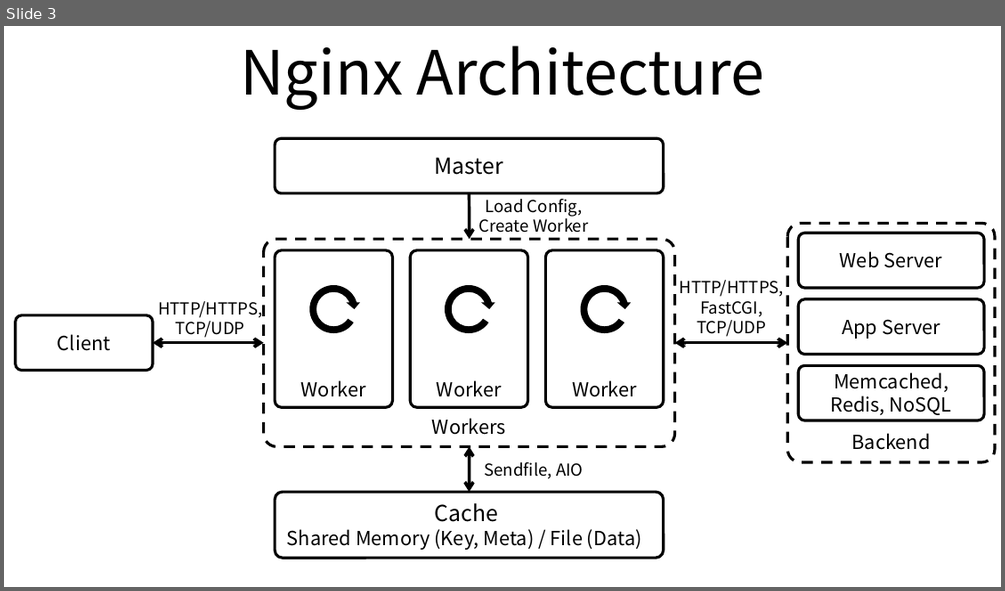
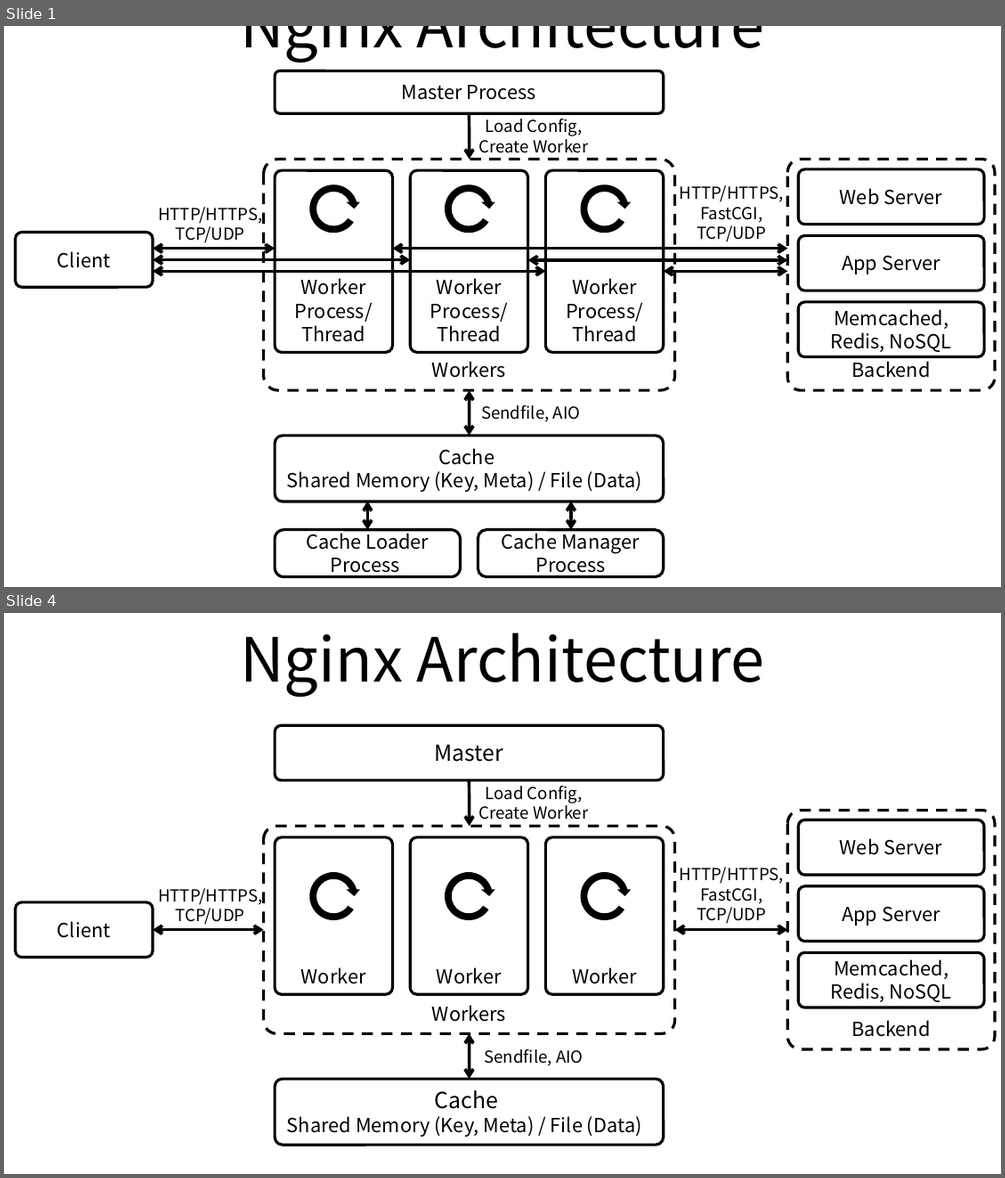
Before and after one commit to ssup2/blog-old, a slide deck: images/theory_analysis/Nginx_Architecture/Nginx_Architecture.pptx. Shown one above the other, each under a label of ours: slide 3 before the commit, slides 1 and 4 after it; the slides between them are not shown. The pictures are 1005x591 and 1005x1178 pixels, drawn with LibreOffice and Linux fonts; fonts in the diff are those of the drawing. Boxes give left, top, right and bottom in pixels: in the first picture for what was removed or moved away, otherwise in the second. Text is boxed around its words. In the diff, an @@ line names an element or a change of style, - is before the commit and + after.

```diff
--- a/images/theory_analysis/Nginx_Architecture/Nginx_Architecture.pptx
+++ b/images/theory_analysis/Nginx_Architecture/Nginx_Architecture.pptx
@@ slide 1 added at [4, 26, 1001, 587], background #FFFFFF @@
@@ title added at [240, 26, 765, 62], 44 pt, text #000000 @@
+Nginx Architecture
@@ rounded rectangle added at [275, 70, 663, 114], fill #FFFFFF, outline #000000 2 pt, 14 pt, text #000000 @@
+Master Process
@@ rounded rectangle added at [463, 123, 605, 151], 12 pt, text #000000 @@
+Load Config,
+Create Worker
@@ arrow added from (469, 114) to (469, 159), #000000 2.25 pt @@
@@ rounded rectangle added at [263, 159, 674, 390], fill #FFFFFF, outline #000000 2 pt dashed, 14 pt, text #000000 @@
+Workers
@@ rounded rectangle added at [787, 159, 995, 390], fill #FFFFFF, outline #000000 2 pt dashed, 14 pt, text #000000 @@
+Backend
@@ rounded rectangle added at [275, 170, 393, 352], fill #FFFFFF, outline #000000 2 pt, 14 pt, text #000000 @@
+Worker
+Process/
+Thread
@@ circular arrow added at [306, 182, 361, 236], fill #000000 @@
@@ rounded rectangle added at [410, 170, 527, 352], fill #FFFFFF, outline #000000 2 pt, 14 pt, text #000000 @@
+Worker
+Process/
+Thread
@@ circular arrow added at [442, 182, 496, 236], fill #000000 @@
@@ rounded rectangle added at [545, 170, 663, 352], fill #FFFFFF, outline #000000 2 pt, 14 pt, text #000000 @@
+Worker
+Process/
+Thread
@@ circular arrow added at [577, 182, 632, 236], fill #000000 @@
@@ rounded rectangle added at [661, 184, 802, 242], 12 pt, text #000000 @@
+HTTP/HTTPS,
+FastCGI,
+TCP/UDP
@@ rounded rectangle added at [799, 169, 984, 224], fill #FFFFFF, outline #000000 2 pt, 14 pt, text #000000 @@
+Web Server
@@ text added at [158, 207, 262, 243], 12 pt, text #000000 @@
+HTTP/HTTPS,
+TCP/UDP
@@ rounded rectangle added at [15, 232, 153, 287], fill #FFFFFF, outline #000000 2 pt, 14 pt, text #000000 @@
+Client
@@ rounded rectangle added at [799, 235, 984, 290], fill #FFFFFF, outline #000000 2 pt, 14 pt, text #000000 @@
+App Server
@@ double arrow added from (153, 259) to (410, 259), #000000 2.25 pt @@
@@ double arrow added from (153, 248) to (275, 248), #000000 2.25 pt @@
@@ double arrow added from (393, 248) to (787, 248), #000000 2.25 pt @@
@@ double arrow added from (528, 260) to (787, 260), #000000 2.25 pt @@
@@ double arrow added from (153, 272) to (545, 272), #000000 2.25 pt @@
@@ double arrow added from (663, 272) to (787, 272), #000000 2.25 pt @@
@@ rounded rectangle added at [799, 302, 984, 357], fill #FFFFFF, outline #000000 2 pt, 14 pt, text #000000 @@
+Memcached, Redis, NoSQL
@@ double arrow added from (469, 435) to (469, 390), #000000 2.25 pt @@
@@ text added at [481, 405, 581, 422], 12 pt, text #000000 @@
+Sendfile, AIO
@@ rounded rectangle added at [275, 435, 663, 501], fill #FFFFFF, outline #000000 2 pt, 14 pt, text #000000 @@
+Cache
+Shared Memory (Key, Meta) / File (Data)
@@ double arrow added from (368, 500) to (368, 530), #000000 2.25 pt @@
@@ double arrow added from (571, 500) to (571, 530), #000000 2.25 pt @@
@@ rounded rectangle added at [275, 530, 461, 576], fill #FFFFFF, outline #000000 2 pt, 14 pt, text #000000 @@
+Cache Loader Process
@@ rounded rectangle added at [477, 530, 663, 576], fill #FFFFFF, outline #000000 2 pt, 14 pt, text #000000 @@
+Cache Manager Process
@@ what was slide 3 is now slide 4 @@
```
Also in this commit, not shown: 2 other files.
